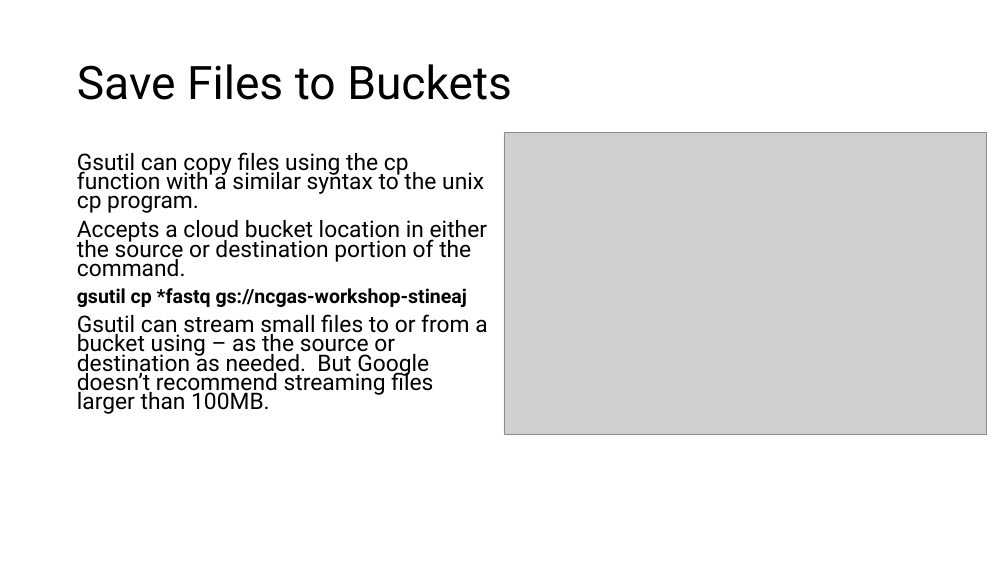
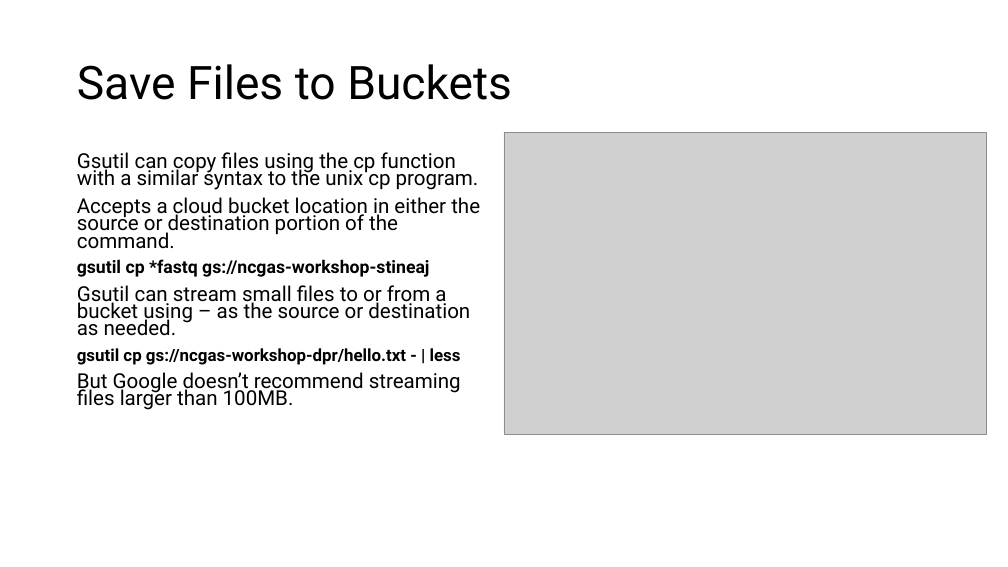
Before and after one commit to NCBI-Codeathons/NCGAS-cloud-workshop, a slide deck: slide 14 of 4_Buckets.pptx. Drawn at 1008x567 pixels with LibreOffice and Linux fonts; fonts in the diff are those of the drawing; grey boxes stand for pictures; background and template pictures are left out. Boxes give left, top, right and bottom in pixels: in the first picture for what was removed or moved away, otherwise in the second. Text is boxed around its words. In the diff, an @@ line names an element or a change of style, - is before the commit and + after.

Commit message:
Add files via upload
Small change to make it more clear what streaming through gsutil means

```diff
--- a/4_Buckets.pptx
+++ b/4_Buckets.pptx
@@ text at [77, 152, 480, 277]: size 21.7 to 19.6 pt in "Gsutil can copy files using the cp ...", "Accepts a cloud bucket location in either ..."; size 18.6 to 16.8 pt in "gsutil cp *fastq gs://ncgas-workshop-stineaj" @@
@@ text at [77, 285, 470, 410]: text changed; size 21.7 to 19.6 pt @@
-Gsutil can stream small files to or from a bucket using – as the source or destination as needed. But Google doesn’t recommend streaming files larger than 100MB.
+Gsutil can stream small files to or from a bucket using – as the source or destination as needed.
+gsutil cp gs://ncgas-workshop-dpr/hello.txt - | less
+But Google doesn’t recommend streaming files larger than 100MB.
```
